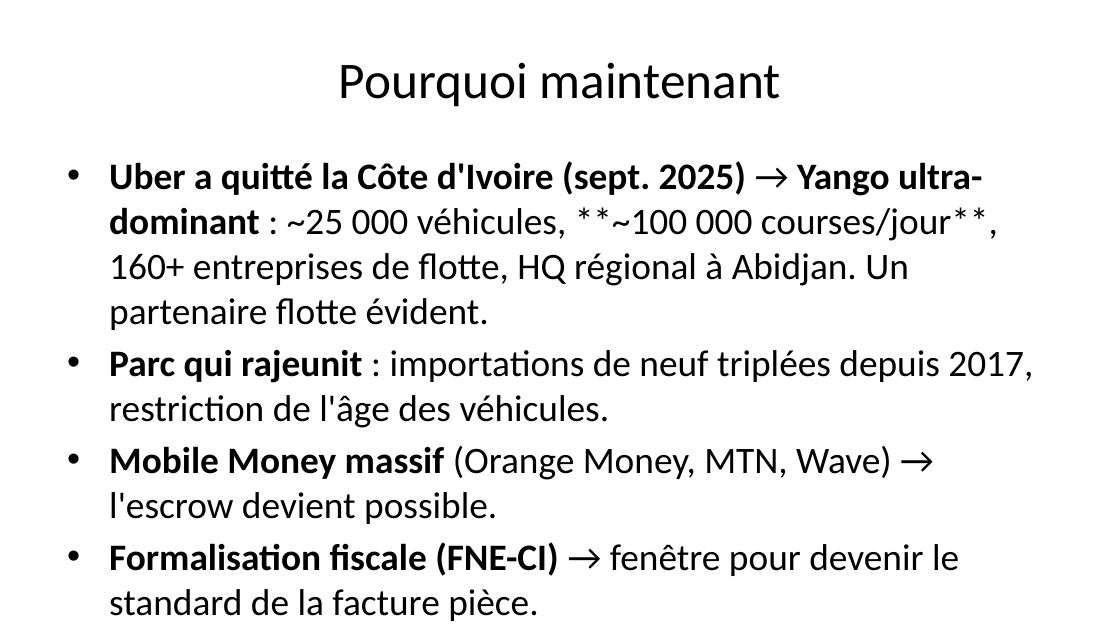
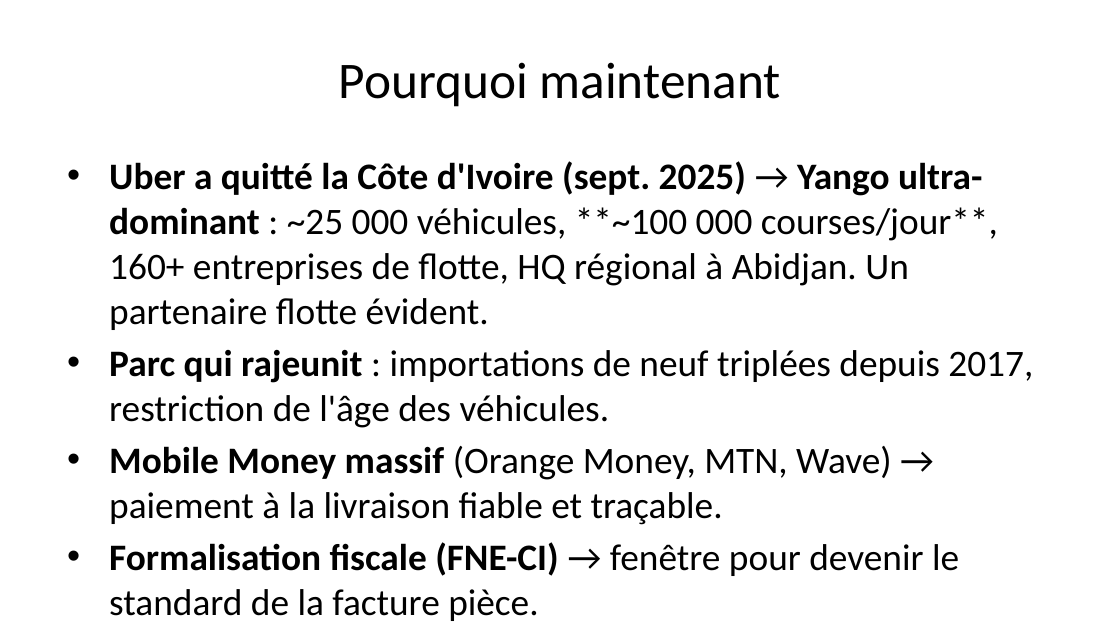
Before and after one commit to Fefer79/pieces, a slide deck: slide 7 of docs/pitch-deck-pieces-2026-06.pptx. Drawn at 1120x630 pixels with LibreOffice and Linux fonts; fonts in the diff are those of the drawing. Boxes give left, top, right and bottom in pixels: in the first picture for what was removed or moved away, otherwise in the second. Text is boxed around its words. In the diff, an @@ line names an element or a change of style, - is before the commit and + after.

```diff
--- a/docs/pitch-deck-pieces-2026-06.pptx
+++ b/docs/pitch-deck-pieces-2026-06.pptx
@@ text at (109, 446, 892, 525): text changed @@
-• Mobile Money massif (Orange Money, MTN, Wave) → l'escrow devient possible.
+• Mobile Money massif (Orange Money, MTN, Wave) → paiement à la livraison fiable et traçable.
```
Also in this commit, not shown: 8 other slides changed, 3 other files.
